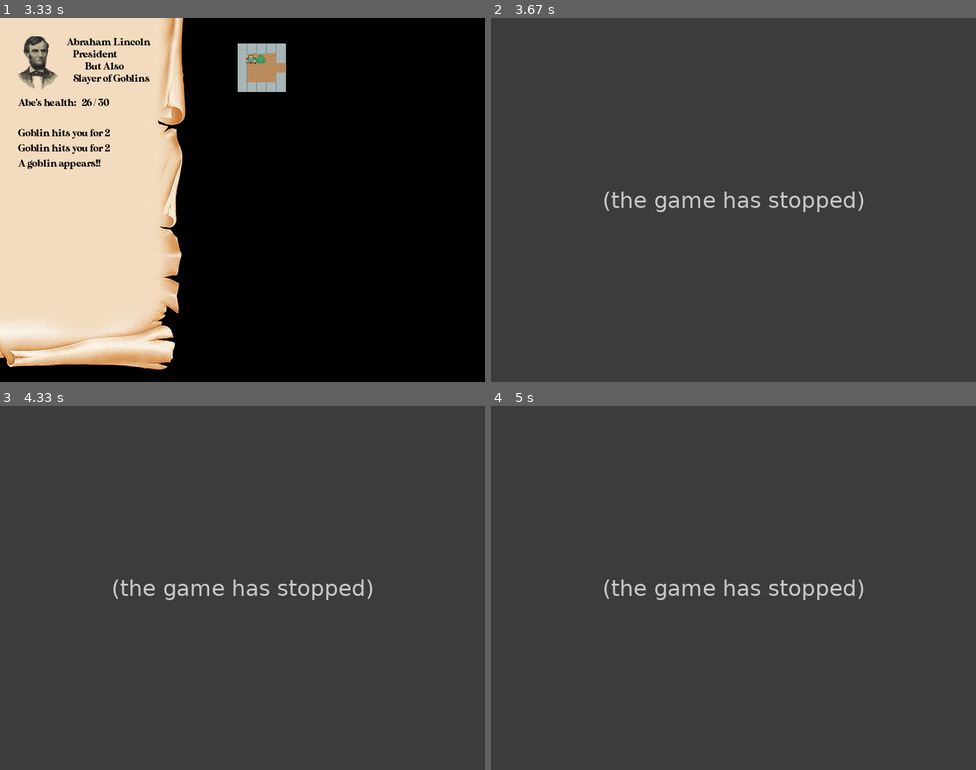
Above: before the commit, frames 1-4 (two rows, left to right).
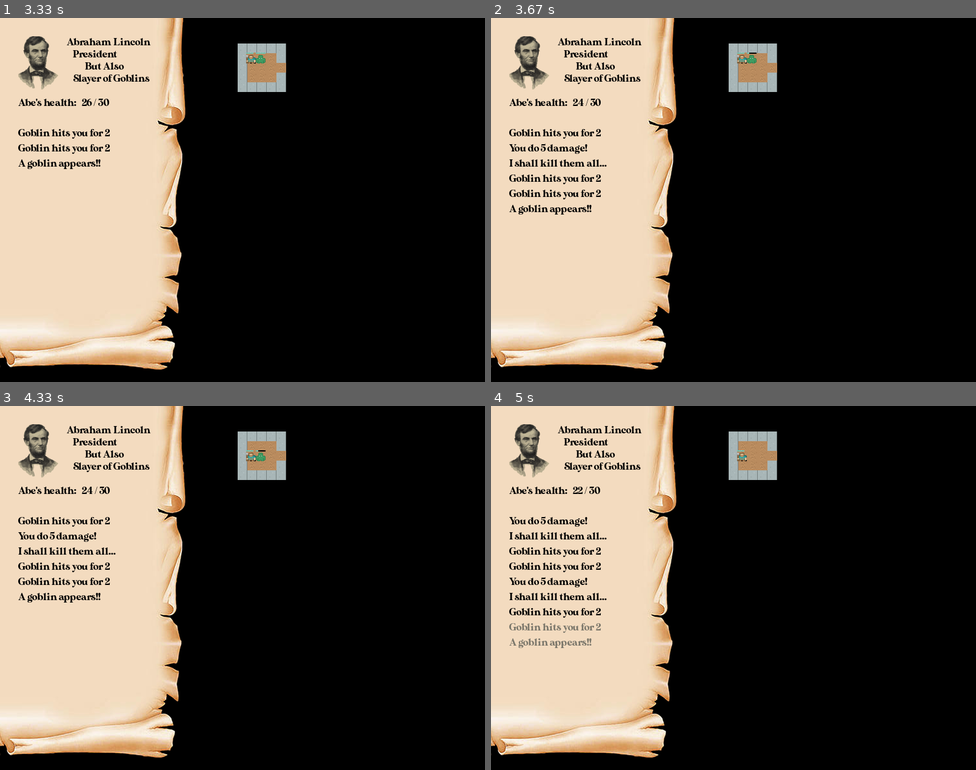
Above: after the commit, the same moments.

Repository: cmkemp52/roguelike-rpg-pygame
Game: pygame game, started from roguelikerpg.py
The game is run twice, just before and just after one commit, with the same random seed, the same clock (stepped at 60 frames per second) and the same inputs.
Inputs:
- Up to frame 1 (3.33 s): hold Right 0.33-0.8 s; hold Up 0.83-1.13 s; hold Right 1.17-1.63 s; hold Left 1.67-2.2 s; hold Down 2.23-2.53 s; hold Left 2.57-2.97 s; hold Up from 3 s (still down)
- Up to frame 2 (3.67 s): release Up at 3.37 s; hold Right from 3.4 s (still down)
- Up to frame 3 (4.33 s): release Right at 4.03 s; hold Down from 4.07 s (still down)
- Up to frame 4 (5 s): release Down at 4.43 s; hold Left 4.47-4.93 s; hold Right from 4.97 s (still down)

Frame 1 is identical in both runs. In frame 2, 99% of the frame differs, in the area x 0-100%, y 0-100%; in frame 3, 99%; in frame 4, 99%.
Error before the commit: NameError: name 'soundeff' is not defined (roguelikerpg.py line 644); the game stopped at 3.4 s (later frames are placeholders)

Commit message:
checking merge

Diff:
--- a/roguelikerpg.py
+++ b/roguelikerpg.py
@@ -13,7 +13,7 @@
 healthsheet = pygame.image.load(os.path.join(img_folder, 'redSheet.png'))
 pygame.mixer.pre_init(22050, -16, 2, 1024)
 pygame.init()
-soundeffect = pygame.mixer.Sound(os.path.join(img_folder, "soundeffect2.ogg"))
+soundeff = pygame.mixer.Sound(os.path.join(img_folder, "soundeffect2.ogg"))
 song = pygame.mixer.music.load(os.path.join(img_folder, "game song.mp3"))
 doorsound = pygame.mixer.Sound(os.path.join(img_folder, "Door sound.wav"))
 pygame.mixer.music.play(-1)
